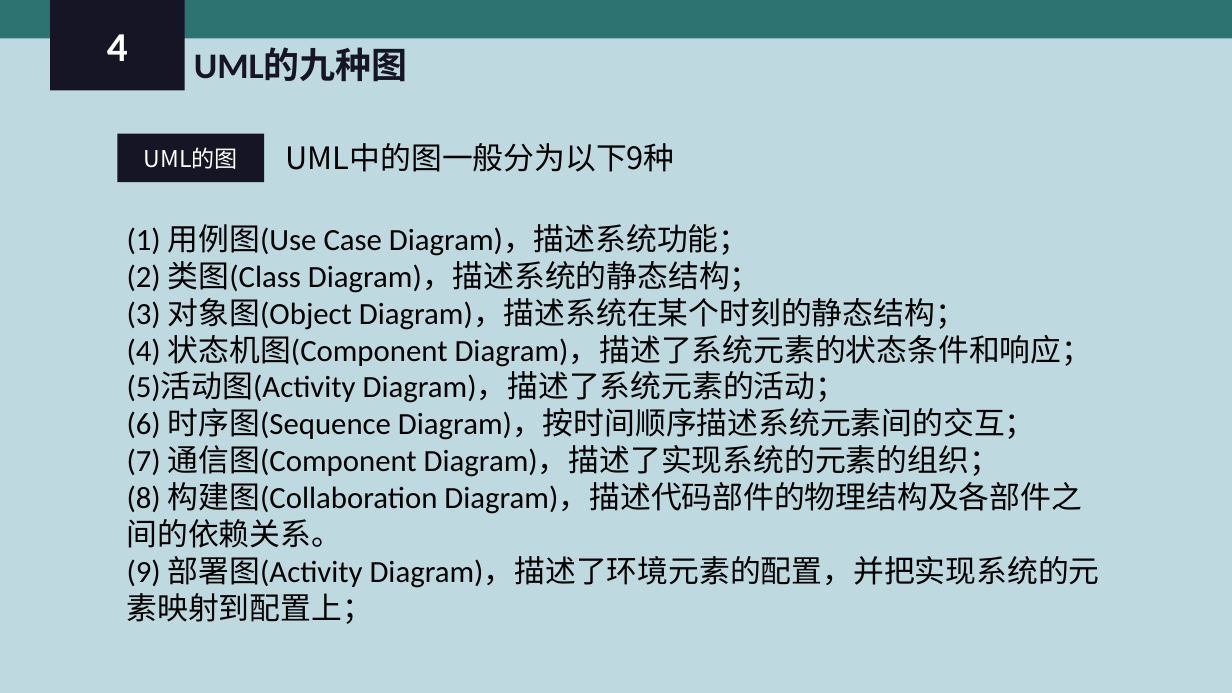
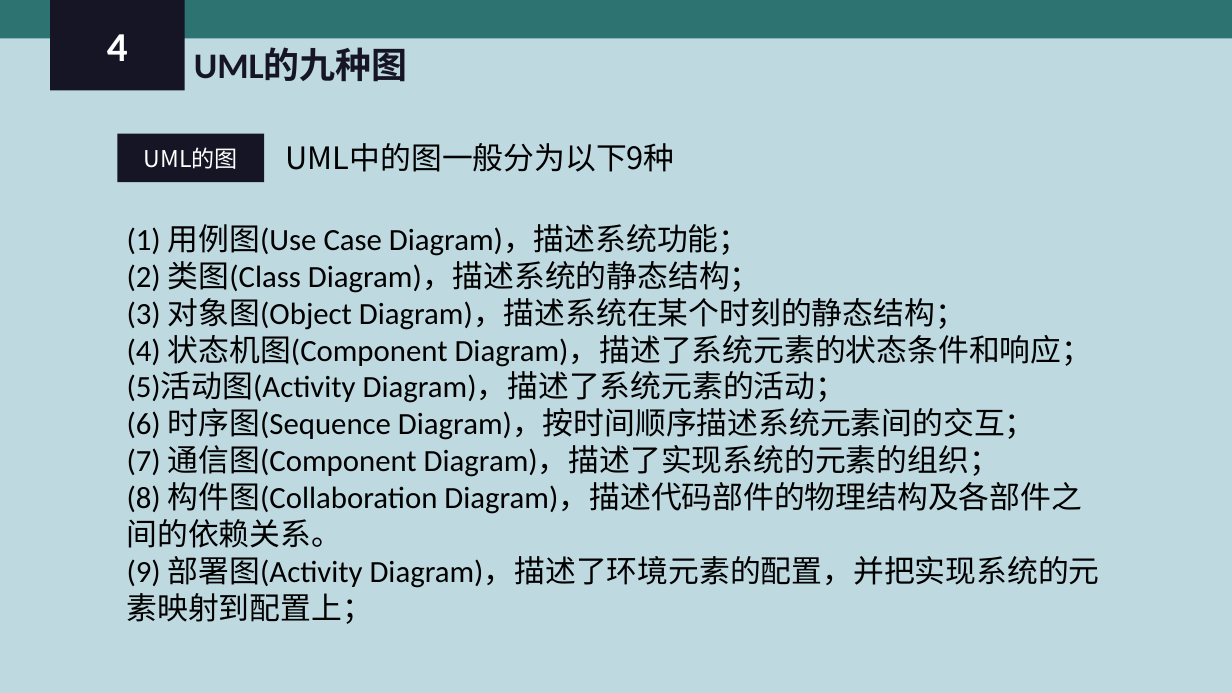
Before and after one commit to PRD-2018-G04/PRD-2018-G04, a slide deck: slide 20 of G04项目组/受控文档/翻转课堂PPT/PRD2018-G04-UML概述.ppt. Drawn at 1232x693 pixels with LibreOffice and Linux fonts; fonts in the diff are those of the drawing. Boxes give left, top, right and bottom in pixels: in the first picture for what was removed or moved away, otherwise in the second. Text is boxed around its words. In the diff, an @@ line names an element or a change of style, - is before the commit and + after.

Commit message:
错误更新
更新

```diff
--- a/G04项目组/受控文档/翻转课堂PPT/PRD2018-G04-UML概述.ppt
+++ b/G04项目组/受控文档/翻转课堂PPT/PRD2018-G04-UML概述.ppt
@@ text at (x1=127, y1=482, x2=1082, y2=548): text changed @@
-(8) 构建图(Collaboration Diagram)，描述代码部件的物理结构及各部件之间的依赖关系。
+(8) 构件图(Collaboration Diagram)，描述代码部件的物理结构及各部件之间的依赖关系。
```
